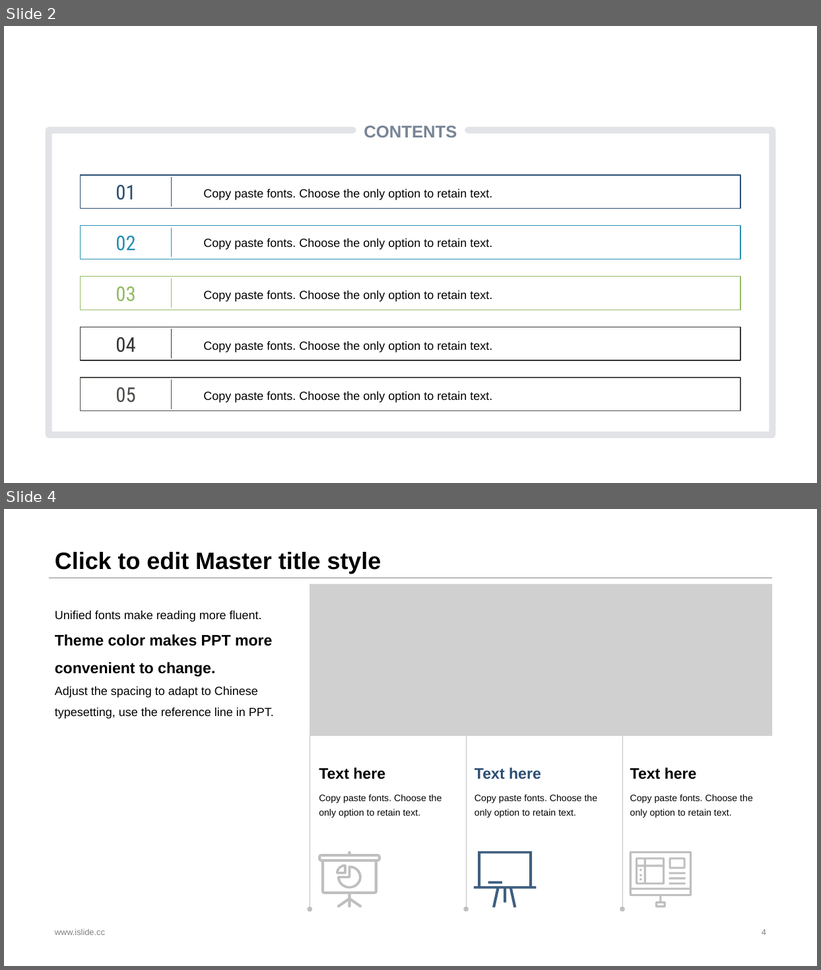
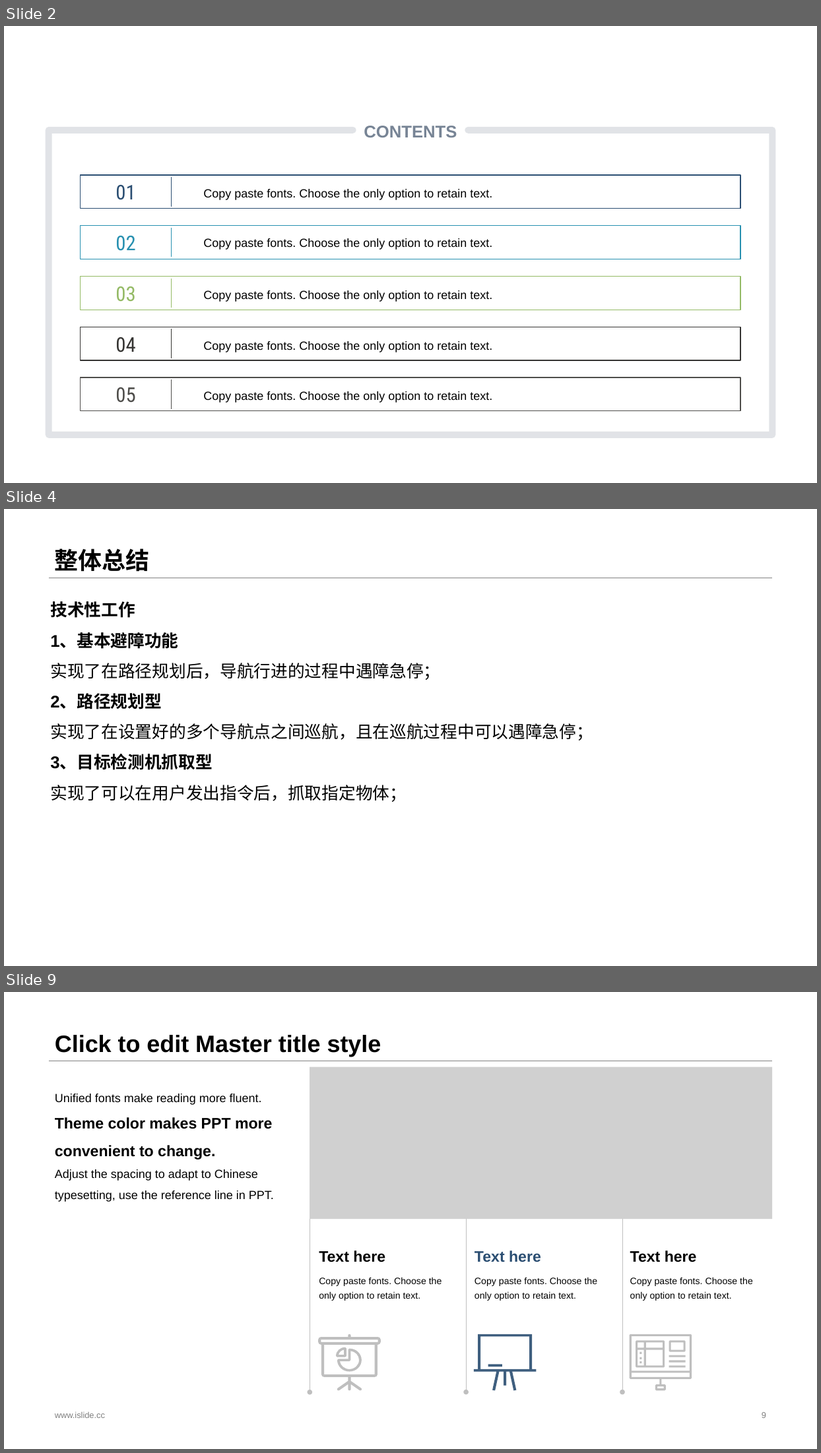
Before and after one commit to sebuaa2019/Team108, a slide deck: 申优答辩工作/申优答辩/Team108-申优答辩.pptx. Shown one above the other, each under a label of ours: slides 2 and 4 before the commit, slides 2, 4 and 9 after it; the slides between them are not shown. The pictures are 821x970 and 821x1453 pixels, drawn with LibreOffice and Linux fonts; fonts in the diff are those of the drawing; grey boxes stand for pictures. Boxes give left, top, right and bottom in pixels: in the first picture for what was removed or moved away, otherwise in the second. Text is boxed around its words. In the diff, an @@ line names an element or a change of style, - is before the commit and + after.

```diff
--- a/申优答辩工作/申优答辩/Team108-申优答辩.pptx
+++ b/申优答辩工作/申优答辩/Team108-申优答辩.pptx
@@ slide 4 added at [4,509,817,966], background #FFFFFF; not listed: 1 template element that a slide beside it also shows @@
@@ title added at [55,549,150,572], 28 pt, text #000000, bold @@
+整体总结
@@ text added at [50,601,593,802], 20 pt, text #000000 @@
+技术性工作
+1、基本避障功能
+实现了在路径规划后，导航行进的过程中遇障急停；
+2、路径规划型
+实现了在设置好的多个导航点之间巡航，且在巡航过程中可以遇障急停；
+3、目标检测机抓取型
+实现了可以在用户发出指令后，抓取指定物体；
@@ what was slide 4 is now slide 9 @@
@@ page number at [762,1412,766,1418]: text changed @@
-4
+9
```
Also in this commit, not shown: 1 slide changed, 4 other slides added.
